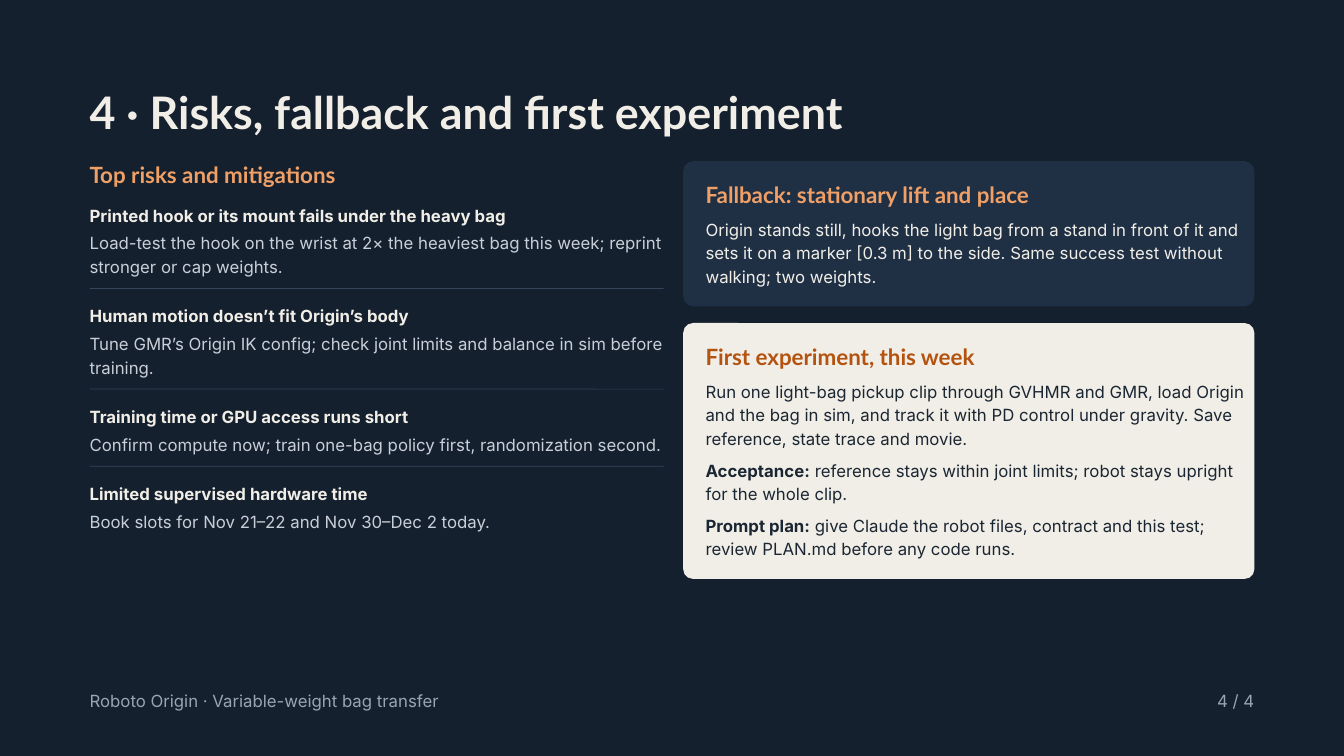
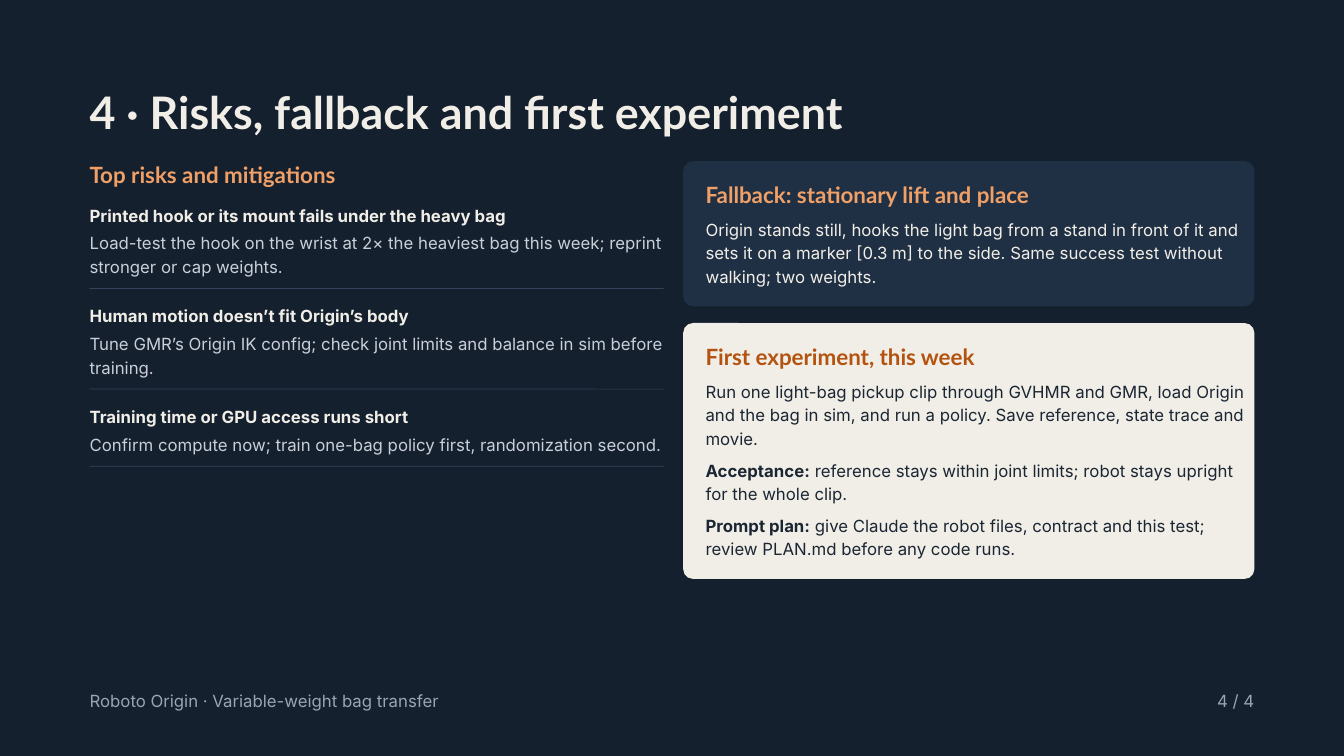
Before and after one commit to aharia2/HCR-FinalProject, a slide deck: slide 6 of Stage 1 Proposal Variable-Weight Bag Transfer on Roboto Origin.pptx. Drawn at 1344x756 pixels with LibreOffice and Linux fonts; fonts in the diff are those of the drawing. Boxes give left, top, right and bottom in pixels: in the first picture for what was removed or moved away, otherwise in the second. Text is boxed around its words. In the diff, an @@ line names an element or a change of style, - is before the commit and + after.

Commit message:
updated ppt

```diff
--- a/Stage 1 Proposal Variable-Weight Bag Transfer on Roboto Origin.pptx
+++ b/Stage 1 Proposal Variable-Weight Bag Transfer on Roboto Origin.pptx
@@ text at <box>706,385,1244,445</box>: text changed @@
-Run one light-bag pickup clip through GVHMR and GMR, load Origin and the bag in sim, and track it with PD control under gravity. Save reference, state trace and movie.
+Run one light-bag pickup clip through GVHMR and GMR, load Origin and the bag in sim, and run a policy. Save reference, state trace and movie.
@@ text removed at <box>90,487,368,504</box> @@
-Limited supervised hardware time
@@ text removed at <box>90,515,490,532</box> @@
-Book slots for Nov 21–22 and Nov 30–Dec 2 today.
```
Also in this commit, not shown: 1 other slide changed.
